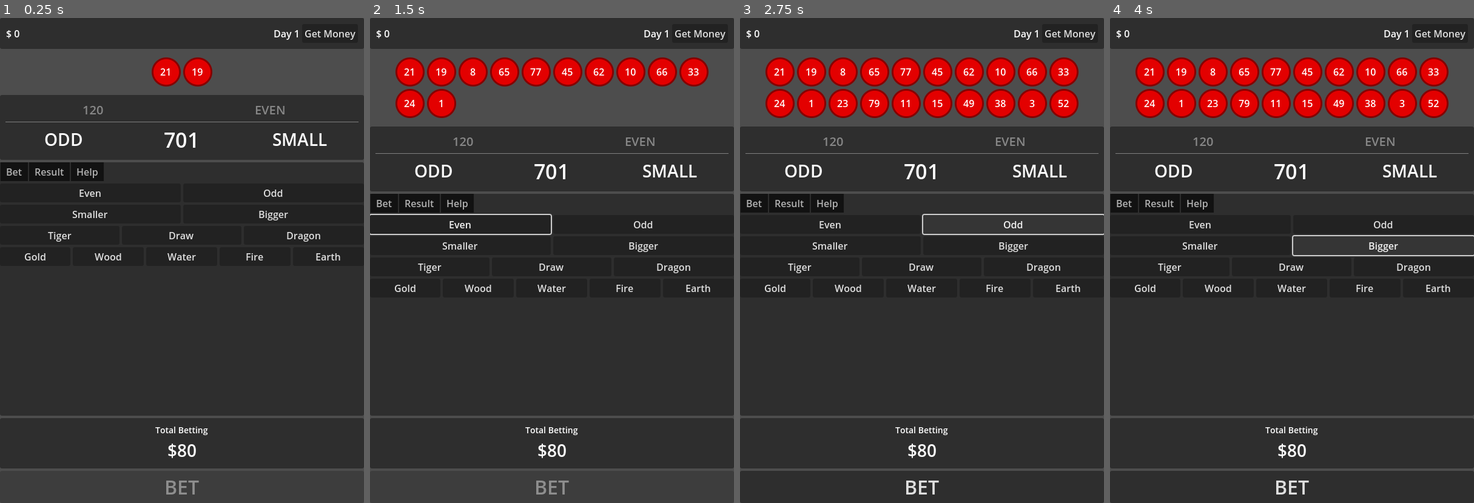
Above: before the commit, frames 1-4 (left to right).
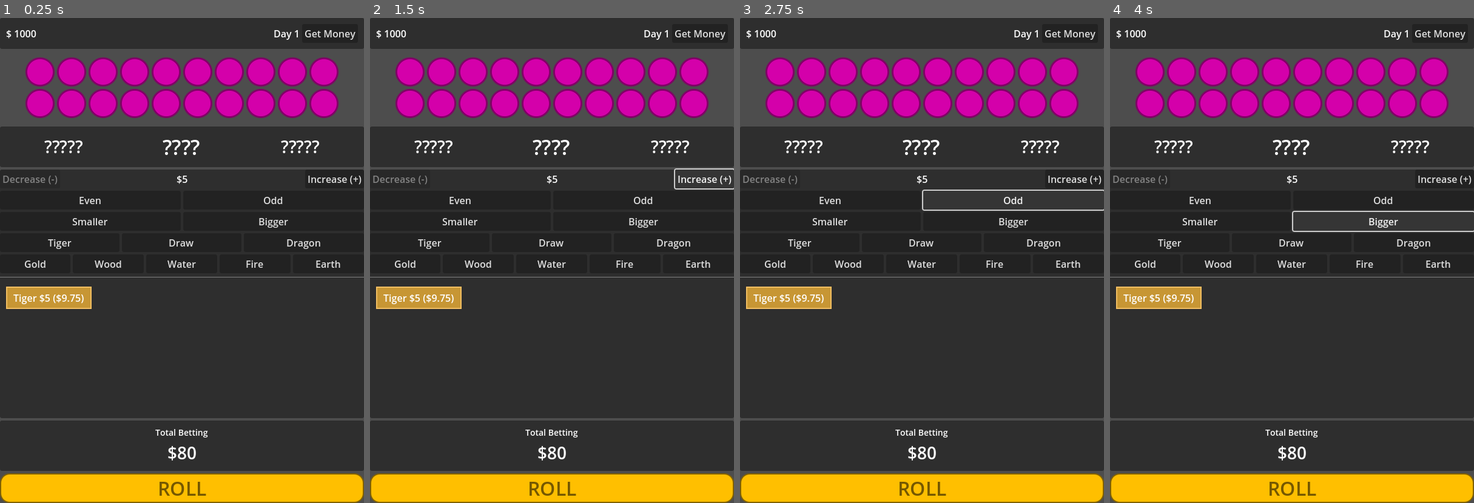
Above: after the commit, the same moments.

Repository: eirworks/keno
Game: Godot game, scene res://main.tscn
Two runs of this game, one before a commit and one after it. Both use one fixed random seed, a clock stepped at 60 frames per second and the inputs below.
Inputs (mouse positions are in pixels of both pictures, inside the frame that each line leads up to):
- Up to frame 1 (0.25 s): no input
- Up to frame 2 (1.5 s): click "Even" at 0.5 s; click (704, 178) at 1.25 s, where only the run after the commit has a clickable "Increase (+)"
- Up to frame 3 (2.75 s): click "Odd" at 2 s
- Up to frame 4 (4 s): click "Smaller" at 2.75 s; click "Bigger" at 3.5 s

The runs differ from the first frame. In frame 1, 24% of the frame differs, in the area x 0-100%, y 2-100%; in frame 2, 21%; in frame 3, 21%; in frame 4, 21%.

Commit message:
add number reveal

Diff:
--- /dev/null
+++ b/bet_badge.gd
@@ -0,0 +1,19 @@
+extends PanelContainer
+
+const BetType = preload("res://bet_types.gd").BetType
+
+@export var bet_type : BetType
+@export var bet : float = 0.0
+@export var bet_rate : float = 0.0
+var text : String = ""
+
+func _ready():
+	var text = {
+		"type": translate_bet_type(bet_type),
+		"bet": str(bet),
+		"paid": str(bet * bet_rate)
+	}
+	$MarginContainer/Label.text = "{type} ${bet} (${paid})".format(text)
+
+func translate_bet_type(type: BetType) -> String:
+	return BetType.keys()[type]
--- /dev/null
+++ b/bet_badge.tscn
@@ -0,0 +1,26 @@
+[gd_scene load_steps=3 format=3 uid="uid://cfoe35cwc43k3"]
+
+[ext_resource type="Script" path="res://bet_badge.gd" id="1_myf8s"]
+
+[sub_resource type="StyleBoxFlat" id="StyleBoxFlat_25uih"]
+bg_color = Color(0.780392, 0.588235, 0.203922, 1)
+border_width_left = 2
+border_width_top = 2
+border_width_right = 2
+border_width_bottom = 2
+border_color = Color(0.945098, 0.745098, 0.384314, 1)
+
+[node name="PanelContainer" type="PanelContainer"]
+theme_override_styles/panel = SubResource("StyleBoxFlat_25uih")
+script = ExtResource("1_myf8s")
+
+[node name="MarginContainer" type="MarginContainer" parent="."]
+layout_mode = 2
+theme_override_constants/margin_left = 10
+theme_override_constants/margin_top = 5
+theme_override_constants/margin_right = 10
+theme_override_constants/margin_bottom = 5
+
+[node name="Label" type="Label" parent="MarginContainer"]
+layout_mode = 2
+text = "ODD for $5 ($9.5)"
--- /dev/null
+++ b/bet_types.gd
@@ -0,0 +1,16 @@
+extends Node
+
+enum BetType {
+	Odd,
+	Even,
+	Smaller,
+	Bigger,
+	Dragon,
+	Tiger,
+	DragonTigerTie,
+	ElementGold,
+	ElementWood,
+	ElementWater,
+	ElementFire,
+	ElementEarth
+}
--- /dev/null
+++ b/bets.gd
@@ -0,0 +1,13 @@
+extends PanelContainer
+
+# Mostly, this script only handle all the buttons clicks
+# and send another bet signal to the parent.
+signal BetAdded(type, amount, rate)
+
+const BetType = preload("res://bet_types.gd").BetType
+
+func add_bet(type : BetType) -> void:
+	emit_signal("BetAdded")
+
+func _on_even_btn_pressed():
+	pass # Replace with function body.
--- /dev/null
+++ b/bets.tscn
@@ -0,0 +1,135 @@
+[gd_scene load_steps=3 format=3 uid="uid://c6tfunn8yfg7f"]
+
+[ext_resource type="PackedScene" uid="uid://cfoe35cwc43k3" path="res://bet_badge.tscn" id="1_06de0"]
+[ext_resource type="Script" path="res://bets.gd" id="1_ugfv6"]
+
+[node name="Bets" type="PanelContainer"]
+anchors_preset = 15
+anchor_right = 1.0
+anchor_bottom = 1.0
+grow_horizontal = 2
+grow_vertical = 2
+size_flags_vertical = 3
+script = ExtResource("1_ugfv6")
+
+[node name="VBoxContainer" type="VBoxContainer" parent="."]
+layout_mode = 2
+
+[node name="HBoxContainer" type="HBoxContainer" parent="VBoxContainer"]
+layout_mode = 2
+
+[node name="DecreaseBetButton" type="Button" parent="VBoxContainer/HBoxContainer"]
+layout_mode = 2
+disabled = true
+text = "Decrease (-)"
+
+[node name="BetAmount" type="Label" parent="VBoxContainer/HBoxContainer"]
+layout_mode = 2
+size_flags_horizontal = 3
+text = "$5"
+horizontal_alignment = 1
+
+[node name="IncreaseBetButton" type="Button" parent="VBoxContainer/HBoxContainer"]
+layout_mode = 2
+text = "Increase (+)"
+
+[node name="EvenOddContainer" type="HBoxContainer" parent="VBoxContainer"]
+layout_mode = 2
+
+[node name="EvenBtn" type="Button" parent="VBoxContainer/EvenOddContainer"]
+layout_mode = 2
+size_flags_horizontal = 3
+text = "Even"
+
+[node name="OddBtn" type="Button" parent="VBoxContainer/EvenOddContainer"]
+layout_mode = 2
+size_flags_horizontal = 3
+text = "Odd
+"
+
+[node name="BigSmallContainer" type="HBoxContainer" parent="VBoxContainer"]
+layout_mode = 2
+
+[node name="Button" type="Button" parent="VBoxContainer/BigSmallContainer"]
+layout_mode = 2
+size_flags_horizontal = 3
+text = "Smaller"
+
+[node name="Button2" type="Button" parent="VBoxContainer/BigSmallContainer"]
+layout_mode = 2
+size_flags_horizontal = 3
+text = "Bigger"
+
+[node name="TigerDragonContainer" type="HBoxContainer" parent="VBoxContainer"]
+layout_mode = 2
+
+[node name="Button" type="Button" parent="VBoxContainer/TigerDragonContainer"]
+layout_mode = 2
+size_flags_horizontal = 3
+text = "Tiger"
+
+[node name="Button2" type="Button" parent="VBoxContainer/TigerDragonContainer"]
+layout_mode = 2
+size_flags_horizontal = 3
+text = "Draw"
+
+[node name="Button3" type="Button" parent="VBoxContainer/TigerDragonContainer"]
+layout_mode = 2
+size_flags_horizontal = 3
+text = "Dragon"
+
+[node name="ElementalBtnContainer" type="HBoxContainer" parent="VBoxContainer"]
+layout_mode = 2
+
+[node name="Button" type="Button" parent="VBoxContainer/ElementalBtnContainer"]
+layout_mode = 2
+size_flags_horizontal = 3
+text = "Gold"
+
+[node name="Button2" type="Button" parent="VBoxContainer/ElementalBtnContainer"]
+layout_mode = 2
+size_flags_horizontal = 3
+text = "Wood
+"
+
+[node name="Button3" type="Button" parent="VBoxContainer/ElementalBtnContainer"]
+layout_mode = 2
+size_flags_horizontal = 3
+text = "Water"
+
+[node name="Button4" type="Button" parent="VBoxContainer/ElementalBtnContainer"]
+layout_mode = 2
+size_flags_horizontal = 3
+text = "Fire"
+
+[node name="Button5" type="Button" parent="VBoxContainer/ElementalBtnContainer"]
+layout_mode = 2
+size_flags_horizontal = 3
+text = "Earth"
+
+[node name="HSeparator" type="HSeparator" parent="VBoxContainer"]
+layout_mode = 2
+theme_override_constants/separation = 4
+
+[node name="MarginContainer" type="MarginContainer" parent="VBoxContainer"]
+layout_mode = 2
+size_flags_vertical = 3
+theme_override_constants/margin_left = 10
+theme_override_constants/margin_top = 10
+theme_override_constants/margin_right = 10
+theme_override_constants/margin_bottom = 10
+
+[node name="ScrollContainer" type="ScrollContainer" parent="VBoxContainer/MarginContainer"]
+layout_mode = 2
+size_flags_vertical = 3
+
+[node name="PaidBets" type="VFlowContainer" parent="VBoxContainer/MarginContainer/ScrollContainer"]
+layout_mode = 2
+
+[node name="PanelContainer" parent="VBoxContainer/MarginContainer/ScrollContainer/PaidBets" instance=ExtResource("1_06de0")]
+layout_mode = 2
+bet_type = 5
+bet = 5.0
+bet_rate = 1.95
+
+[connection signal="pressed" from="VBoxContainer/EvenOddContainer/EvenBtn" to="." method="_on_even_btn_pressed"]
--- /dev/null
+++ b/keno.gd
@@ -0,0 +1,41 @@
+extends Node
+
+var cash : float = 0.0
+var day : int = 1
+var numbers : Array = []
+var total : int = 0
+var displayed_total : int = 0
+
+var database : Dictionary = {
+	"steal_from_parent": 0
+}
+
+var bets : Array = []
+
+const MIN_BALL = 1
+const MAX_BALL = 80
+const DRAWING_BALLS = 20
+
+# Why 811? I don't even know...
+# I got this value from the gambling site.
+const BS_MIDDLE = 811
+
+
+func generate_numbers():
+	var nums = range(MIN_BALL, MAX_BALL)
+	nums.shuffle()
+	numbers = nums.slice(0, DRAWING_BALLS)
+
+	var sum = 0
+	for i in numbers:
+		sum += i
+	total = sum
+
+func set_cash(amount : float):
+	cash = amount
+
+func add_cash(amount: float):
+	cash += amount
+
+func add_day(amount: int = 1):
+	day += amount
--- a/main.gd
+++ b/main.gd
@@ -5,74 +5,97 @@
 var day : int = 1
 var numbers: Array = []
 var total_numbers : int = 0
+var display_total_number : int = 0
+var ball_pos : int = 1
+
+var bets : Array = []
 
 const MIN_BALL = 1
 const MAX_BALL = 80
 const DRAWING_BALLS = 20
 
+const BS_MIDDLE = 811
+
 func _ready():
+
+	Keno.generate_numbers()
+	Keno.add_cash(1000)
+
 	update_cash()
 	update_day()
-	generateNumbers()
-	print(numbers.size())
-	print(numbers)
-	print(total_numbers)
 
-	update_balls()
-	update_result()
+	initial_balls()
 
-func generateNumbers():
-	var nums = range(MIN_BALL, MAX_BALL)
-	nums.shuffle()
-	numbers = nums.slice(0, DRAWING_BALLS)
-
-	var sum = 0
-	for i in numbers:
-		sum += i
-	total_numbers = sum
-
-func update_balls():
-	# Remove existing balls
+func initial_balls():
 	var children = $BaseUI/Container/BallContainer/HBoxContainer/BallsGrid.get_children()
-
 	for c in children:
 		c.queue_free()
 
-	$BaseUI/Container/BetBtn.disabled = true
-
-	for n in numbers:
-		await get_tree().create_timer(0.1).timeout
+	for n in Keno.numbers:
 		var ball = NumberBall.instantiate()
 		ball.number = n
 
 		$BaseUI/Container/BallContainer/HBoxContainer/BallsGrid.add_child(ball)
 
+
+func update_balls():
+
+	# Hide all balls
+	var children = $BaseUI/Container/BallContainer/HBoxContainer/BallsGrid.get_children()
+	for ball in children:
+		if ball.exposed:
+			ball.toggle_expose()
+
+	$BaseUI/Container/BetBtn.disabled = true
+
+	Keno.displayed_total = 0
+
+	update_result()
+
+	await get_tree().create_timer(.75).timeout
+
+	var loop = 0
+	for ball in children:
+		await get_tree().create_timer(0.1).timeout
+		ball.set_number(Keno.numbers[loop])
+		Keno.displayed_total += Keno.numbers[loop]
+		ball.toggle_expose()
+		update_result()
+
+		loop+=1
+
 	$BaseUI/Container/BetBtn.disabled = false
 
 func update_day(addition: int = 0):
-	if addition > 0:
-		day += addition
-	$BaseUI/Container/TopStatusBar/MarginContainer/HBoxContainer/DayLabel.text = "Day {day}".format({"day": day})
+	Keno.add_day(addition)
+	$BaseUI/Container/TopStatusBar/MarginContainer/HBoxContainer/DayLabel.text = "Day {day}".format({"day": Keno.day})
 
 func update_cash(amount: int = 0):
-	if amount > 0:
-		cash += amount
-	$BaseUI/Container/TopStatusBar/MarginContainer/HBoxContainer/MoneyLabel.text = "$ {cash}".format({"cash": str(cash)})
+	Keno.add_cash(amount)
+	$BaseUI/Container/TopStatusBar/MarginContainer/HBoxContainer/MoneyLabel.text = "$ {cash}".format({"cash": str(Keno.cash)})
 
 func update_result():
-	$BaseUI/Container/ResultContainer/MarginContainer/VBoxContainer/CurrentResultContainer/ResultNumberLabel.text = str(total_numbers)
+	$BaseUI/Container/ResultContainer/MarginContainer/VBoxContainer/CurrentResultContainer/ResultNumberLabel.text = str(Keno.displayed_total)
 
 	var oddEvenResult = "ODD"
-	if total_numbers % 2 == 0:
-		oddEvenResult = "EVEN"
+	if Keno.displayed_total > 0:
+		if Keno.displayed_total % 2 == 0:
+			oddEvenResult = "EVEN"
+	else:
+		oddEvenResult = "?????"
+
 	$BaseUI/Container/ResultContainer/MarginContainer/VBoxContainer/CurrentResultContainer/OddEvenLabel.text = oddEvenResult
 
 
 func roll_the_balls():
+
+	Keno.generate_numbers()
+
+	update_balls()
+
 	update_cash()
 	update_day()
-	generateNumbers()
-	update_balls()
+
 	update_result()
 
 func _on_get_money_btn_pressed():
--- a/main.tscn
+++ b/main.tscn
@@ -1,7 +1,9 @@
-[gd_scene load_steps=4 format=3 uid="uid://b0y7i867c7gp0"]
+[gd_scene load_steps=6 format=3 uid="uid://b0y7i867c7gp0"]
 
 [ext_resource type="Script" path="res://main.gd" id="1_yin5v"]
 [ext_resource type="PackedScene" uid="uid://boa6u7ghkjby" path="res://number_ball.tscn" id="2_r4tnp"]
+[ext_resource type="PackedScene" uid="uid://c6tfunn8yfg7f" path="res://bets.tscn" id="3_re01t"]
+[ext_resource type="Theme" uid="uid://c0llvphff8br5" path="res://roll_btn_ui.tres" id="4_ga7x1"]
 
 [sub_resource type="StyleBoxFlat" id="StyleBoxFlat_iq5cq"]
 bg_color = Color(0.305882, 0.152941, 0.431373, 1)
@@ -75,6 +77,7 @@
 layout_mode = 2
 
 [node name="PreviousResultContainer" type="HBoxContainer" parent="BaseUI/Container/ResultContainer/MarginContainer/VBoxContainer"]
+visible = false
 layout_mode = 2
 
 [node name="ResultNumberLabel" type="Label" parent="BaseUI/Container/ResultContainer/MarginContainer/VBoxContainer/PreviousResultContainer"]
@@ -94,6 +97,7 @@
 horizontal_alignment = 1
 
 [node name="HSeparator" type="HSeparator" parent="BaseUI/Container/ResultContainer/MarginContainer/VBoxContainer"]
+visible = false
 layout_mode = 2
 
 [node name="CurrentResultContainer" type="HBoxContainer" parent="BaseUI/Container/ResultContainer/MarginContainer/VBoxContainer"]
@@ -103,14 +107,14 @@
 layout_mode = 2
 size_flags_horizontal = 3
 theme_override_font_sizes/font_size = 28
-text = "EVEN"
+text = "?????"
 horizontal_alignment = 1
 
 [node name="ResultNumberLabel" type="Label" parent="BaseUI/Container/ResultContainer/MarginContainer/VBoxContainer/CurrentResultContainer"]
 layout_mode = 2
 size_flags_horizontal = 3
 theme_override_font_sizes/font_size = 34
-text = "130
+text = "????
 "
 horizontal_alignment = 1
 
@@ -118,96 +122,11 @@
 layout_mode = 2
 size_flags_horizontal = 3
 theme_override_font_sizes/font_size = 28
-text = "SMALL"
-horizontal_alignment = 1
-
-[node name="Bets" type="PanelContainer" parent="BaseUI/Container"]
-layout_mode = 2
-size_flags_vertical = 3
-
-[node name="VBoxContainer" type="VBoxContainer" parent="BaseUI/Container/Bets"]
-layout_mode = 2
-
-[node name="TabBar" type="TabBar" parent="BaseUI/Container/Bets/VBoxContainer"]
-layout_mode = 2
-tab_count = 3
-tab_0/title = "Bet"
-tab_1/title = "Result"
-tab_2/title = "Help"
-
-[node name="EvenOddContainer" type="HBoxContainer" parent="BaseUI/Container/Bets/VBoxContainer"]
-layout_mode = 2
-
-[node name="Button" type="Button" parent="BaseUI/Container/Bets/VBoxContainer/EvenOddContainer"]
-layout_mode = 2
-size_flags_horizontal = 3
-text = "Even"
-
-[node name="Button2" type="Button" parent="BaseUI/Container/Bets/VBoxContainer/EvenOddContainer"]
-layout_mode = 2
-size_flags_horizontal = 3
-text = "Odd
-"
-
-[node name="BigSmallContainer" type="HBoxContainer" parent="BaseUI/Container/Bets/VBoxContainer"]
-layout_mode = 2
-
-[node name="Button" type="Button" parent="BaseUI/Container/Bets/VBoxContainer/BigSmallContainer"]
-layout_mode = 2
-size_flags_horizontal = 3
-text = "Smaller"
-
-[node name="Button2" type="Button" parent="BaseUI/Container/Bets/VBoxContainer/BigSmallContainer"]
-layout_mode = 2
-size_flags_horizontal = 3
-text = "Bigger"
-
-[node name="TigerDragonContainer" type="HBoxContainer" parent="BaseUI/Container/Bets/VBoxContainer"]
-layout_mode = 2
-
-[node name="Button" type="Button" parent="BaseUI/Container/Bets/VBoxContainer/TigerDragonContainer"]
-layout_mode = 2
-size_flags_horizontal = 3
-text = "Tiger"
-
-[node name="Button2" type="Button" parent="BaseUI/Container/Bets/VBoxContainer/TigerDragonContainer"]
-layout_mode = 2
-size_flags_horizontal = 3
-text = "Draw"
-
-[node name="Button3" type="Button" parent="BaseUI/Container/Bets/VBoxContainer/TigerDragonContainer"]
-layout_mode = 2
-size_flags_horizontal = 3
-text = "Dragon"
-
-[node name="ElementalBtnContainer" type="HBoxContainer" parent="BaseUI/Container/Bets/VBoxContainer"]
-layout_mode = 2
-
-[node name="Button" type="Button" parent="BaseUI/Container/Bets/VBoxContainer/ElementalBtnContainer"]
-layout_mode = 2
-size_flags_horizontal = 3
-text = "Gold"
-
-[node name="Button2" type="Button" parent="BaseUI/Container/Bets/VBoxContainer/ElementalBtnContainer"]
-layout_mode = 2
-size_flags_horizontal = 3
-text = "Wood
-"
-
-[node name="Button3" type="Button" parent="BaseUI/Container/Bets/VBoxContainer/ElementalBtnContainer"]
-layout_mode = 2
-size_flags_horizontal = 3
-text = "Water"
-
-[node name="Button4" type="Button" parent="BaseUI/Container/Bets/VBoxContainer/ElementalBtnContainer"]
-layout_mode = 2
-size_flags_horizontal = 3
-text = "Fire"
-
-[node name="Button5" type="Button" parent="BaseUI/Container/Bets/VBoxContainer/ElementalBtnContainer"]
-layout_mode = 2
-size_flags_horizontal = 3
-text = "Earth"
+text = "?????"
+horizontal_alignment = 1
+
+[node name="Bets" parent="BaseUI/Container" instance=ExtResource("3_re01t")]
+layout_mode = 2
 
 [node name="BetConfirmation" type="PanelContainer" parent="BaseUI/Container"]
 layout_mode = 2
@@ -234,8 +153,9 @@
 
 [node name="BetBtn" type="Button" parent="BaseUI/Container"]
 layout_mode = 2
+theme = ExtResource("4_ga7x1")
 theme_override_font_sizes/font_size = 32
-text = "BET
+text = "ROLL
 "
 
 [node name="GetMoneyUI" type="CanvasLayer" parent="."]
--- a/number_ball.gd
+++ b/number_ball.gd
@@ -1,6 +1,21 @@
 extends CenterContainer
 
 @export var number : int = 1
+@export var exposed : bool = false
 
 func _ready():
 	$BallNumber.text = str(number)
+	$BallNumber.visible = false
+
+func set_number(num: int) -> void :
+	number = num
+	$BallNumber.text = str(number)
+
+func toggle_expose():
+	exposed = !exposed
+	if exposed:
+		$Ball.texture = load("res://assets/red_ball.png")
+		$BallNumber.visible = true
+	else:
+		$Ball.texture = load("res://assets/purple_ball.png")
+		$BallNumber.visible = false
--- a/number_ball.tscn
+++ b/number_ball.tscn
@@ -1,15 +1,16 @@
 [gd_scene load_steps=3 format=3 uid="uid://boa6u7ghkjby"]
 
 [ext_resource type="Script" path="res://number_ball.gd" id="1_bdqs4"]
-[ext_resource type="Texture2D" uid="uid://dxu4cso1devcw" path="res://assets/red_ball.png" id="1_wjb88"]
+[ext_resource type="Texture2D" uid="uid://8vooj3m4ea1n" path="res://assets/purple_ball.png" id="2_1jd6x"]
 
 [node name="BallWrapper" type="CenterContainer"]
 script = ExtResource("1_bdqs4")
 
 [node name="Ball" type="TextureRect" parent="."]
 layout_mode = 2
-texture = ExtResource("1_wjb88")
+texture = ExtResource("2_1jd6x")
 
 [node name="BallNumber" type="Label" parent="."]
+visible = false
 layout_mode = 2
 text = "1"
--- a/project.godot
+++ b/project.godot
@@ -15,8 +15,12 @@
 "id_ID": "Keno Online"
 }
 run/main_scene="res://main.tscn"
-config/features=PackedStringArray("4.1", "GL Compatibility")
+config/features=PackedStringArray("4.2", "GL Compatibility")
 config/icon="res://icon.svg"
+
+[autoload]
+
+Keno="*res://keno.gd"
 
 [display]
 
@@ -25,4 +29,5 @@
 
 [rendering]
 
+renderer/rendering_method="gl_compatibility"
 renderer/rendering_method.mobile="gl_compatibility"
--- /dev/null
+++ b/roll_btn_style.tres
@@ -0,0 +1,13 @@
+[gd_resource type="StyleBoxFlat" format=3 uid="uid://gi4qljnh1r0h"]
+
+[resource]
+bg_color = Color(1, 0.74902, 0, 1)
+border_width_left = 2
+border_width_top = 2
+border_width_right = 2
+border_width_bottom = 2
+border_color = Color(0.509804, 0.384314, 0, 1)
+corner_radius_top_left = 15
+corner_radius_top_right = 15
+corner_radius_bottom_right = 15
+corner_radius_bottom_left = 15
--- /dev/null
+++ b/roll_btn_ui.tres
@@ -0,0 +1,9 @@
+[gd_resource type="Theme" load_steps=2 format=3 uid="uid://c0llvphff8br5"]
+
+[ext_resource type="StyleBox" uid="uid://gi4qljnh1r0h" path="res://roll_btn_style.tres" id="1_kicgs"]
+
+[resource]
+Button/colors/font_color = Color(0.458824, 0.345098, 0, 1)
+Button/font_sizes/font_size = 32
+Button/styles/hover = ExtResource("1_kicgs")
+Button/styles/normal = ExtResource("1_kicgs")
Binary file added: assets/purple_ball.png
Not shown, added: assets/purple_ball.png.import
